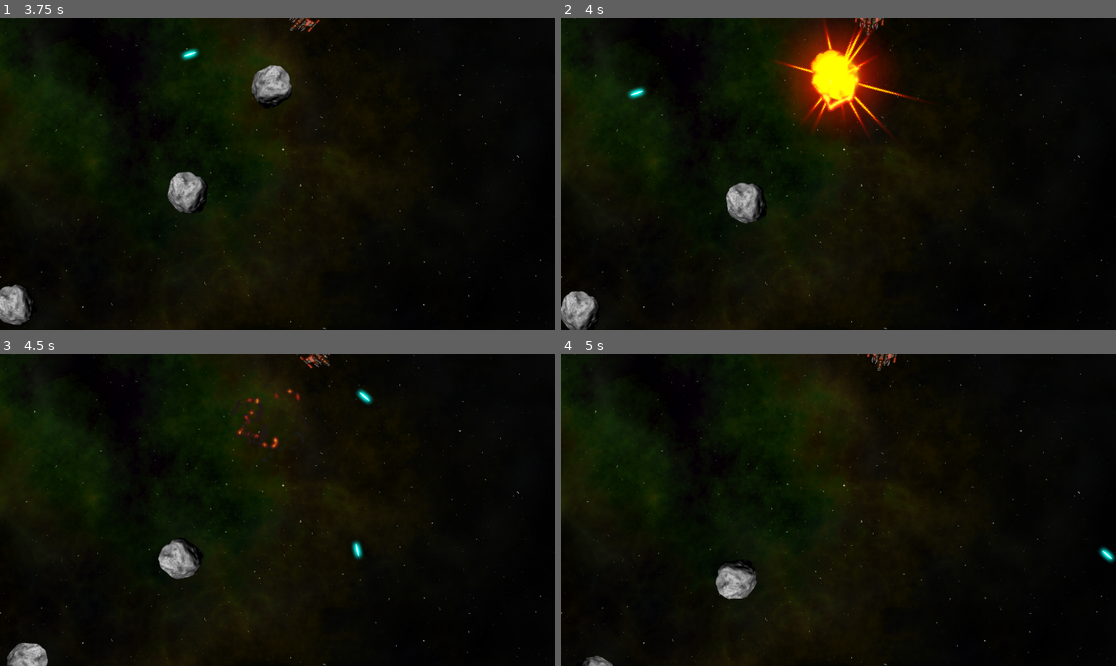
Above: before the commit, frames 1-4 (two rows, left to right).
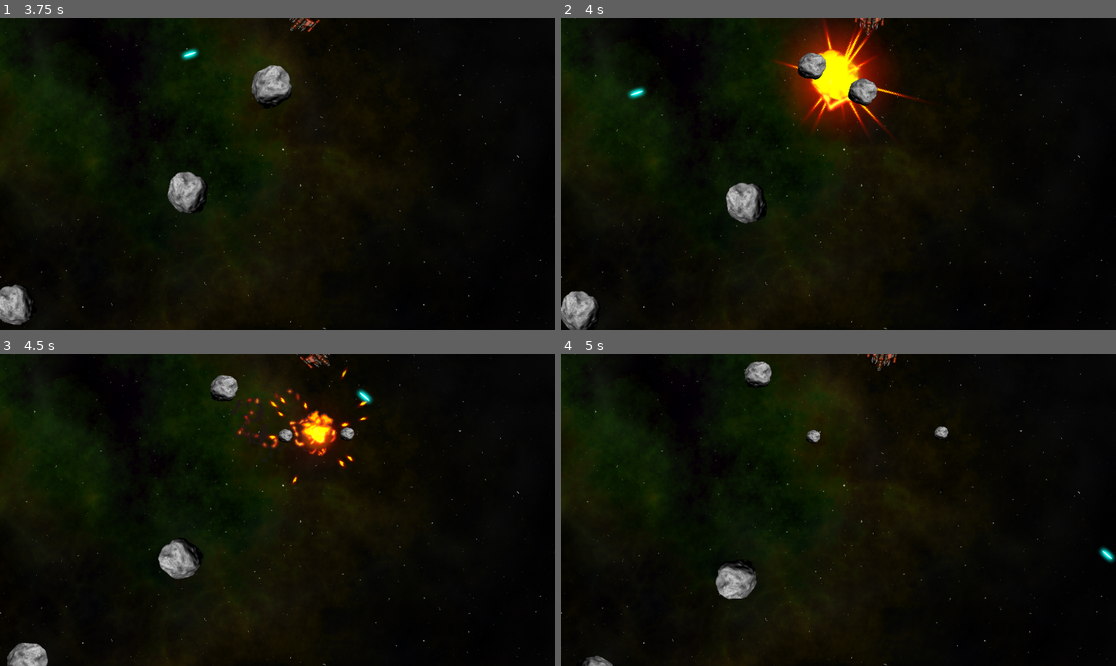
Above: after the commit, the same moments.

Repository: yellyB/space-rock
Game: Godot game, scene res://main.tscn
The game is run twice, just before and just after one commit, with the same random seed, the same clock (stepped at 60 frames per second) and the same inputs.
Inputs:
- Up to frame 1 (3.75 s): hold Space (shoot) 0.53-1.28 s; hold W (thrust) 0.53-2.03 s; tap Space (shoot) at 1.35, 2.85 s; hold Space (shoot) 2.03-2.78 s; hold A (rotate_left) from 2.03 s (still down); hold Space (shoot) from 3.53 s (still down)
- Up to frame 2 (4 s): keep holding A (rotate_left); keep holding Space (shoot)
- Up to frame 3 (4.5 s): release A (rotate_left) at 4.28 s; release Space (shoot) at 4.28 s; hold D (rotate_right) from 4.28 s (still down); tap Space (shoot) at 4.35 s
- Up to frame 4 (5 s): keep holding D (rotate_right)

Frame 1 is identical in both runs. In frame 2, 0.7% of the frame differs, in the area x 42-58%, y 11-29%; in frame 3, 1.9%, in the area x 37-67%, y 4-66%; in frame 4, 0.5%.

Commit message:
imp: 바위 파편 구현

Diff:
--- a/main.gd
+++ b/main.gd
@@ -15,6 +15,20 @@
 	rock.start(pos, vel, size)
 	call_deferred("add_child", rock)
 
+	# 바위 파편
+	rock.exploded.connect(self._on_rock_exploded)
+
+func _on_rock_exploded(size, radius, pos, vel):
+	if size <= 1:
+		return
+	for offset in [-1, 1]:  # 2개 바위 생성하고, 서로 반대 방향 향할수 있도록 하기 위함
+		var dir = $Player.position.direction_to(pos).orthogonal() * offset
+		# ㄴ direction_to: 플레이어와 pos 간의 벡터를 구함.
+		# ㄴ orthogonal: 벡터의 수직 벡터를 반환
+		var newPos = pos + dir * radius
+		var newVel = dir * vel.length() * 1.1
+		spawn_rock(size - 1, newPos, newVel)
+
 
 func _ready():
 	screensize = get_viewport().get_visible_rect().size
